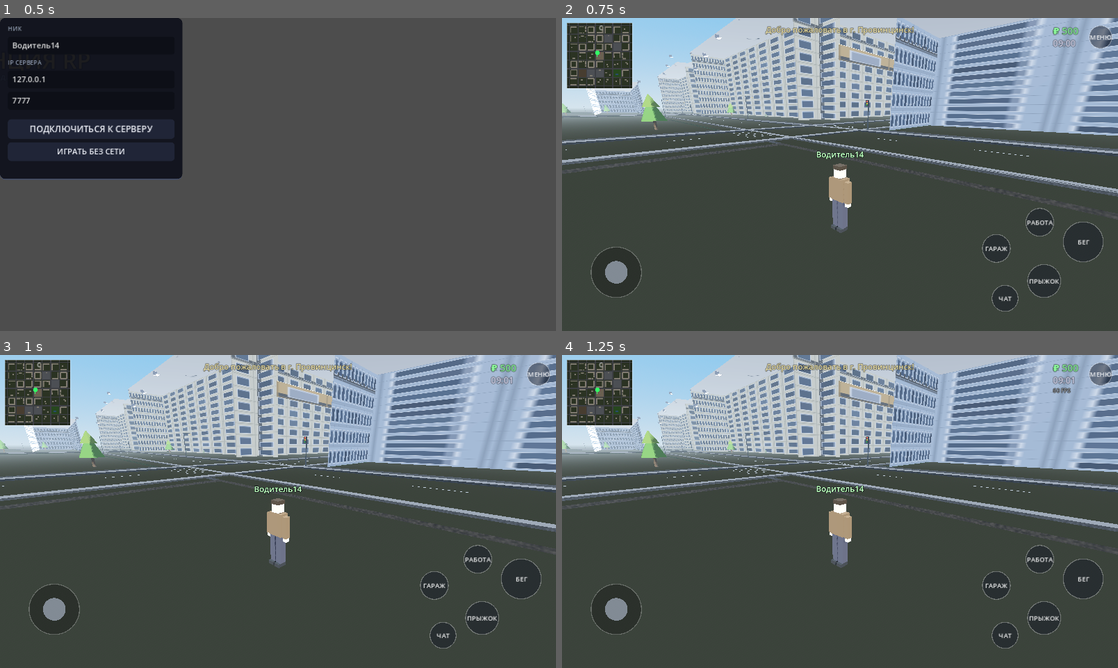
Above: before the commit, frames 1-4 (two rows, left to right).
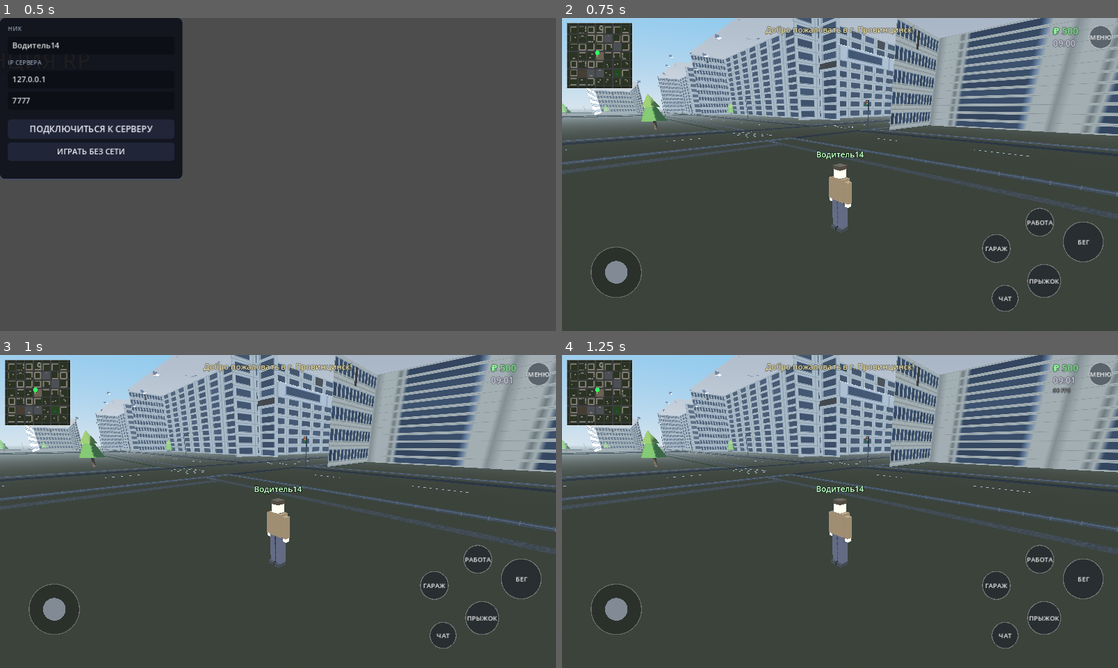
Above: after the commit, the same moments.

Repository: mimistr036-coder/launcher
Game: Godot game, scene res://br/boot.tscn
Same seed, same stepped clock (60 frames per second), same inputs: the game is played once before the commit and once after it.
Inputs:
- Up to frame 1 (0.5 s): no input
- Up to frame 2 (0.75 s): click "ИГРАТЬ БЕЗ СЕТИ" at 0.5 s
- Up to frame 3 (1 s): no input
- Up to frame 4 (1.25 s): no input

Frame 1 is identical in both runs. In frame 2, 23% of the frame differs, in the area x 0-100%, y 0-61%; in frame 3, 23%, in the area x 0-100%, y 0-64%; in frame 4, 23%.

Commit message:
update: чистые текстуры и фасады, светлее свет, скриншот дня 15:34 (поверх логов CI)
Co-authored-by: arena-agent <297053741+arena-agent@users.noreply.github.com>

Diff:
--- a/game/br/boot.gd
+++ b/game/br/boot.gd
@@ -62,8 +62,10 @@
 
 func _autotest(mode: String) -> void:
 	print("[AUTOTEST] start mode=", mode)
-	if mode == "shot":
+	if mode == "shot" or mode == "shot15":
 		_start_world(false, "", 0, "ТестБот")
+		if world != null and world.day_night != null and mode == "shot15":
+			world.day_night.time_h = 15.57
 		var ts := get_tree().create_timer(3.5)
 		ts.timeout.connect(func() -> void:
 			# вид сверху
@@ -84,41 +86,7 @@
 					get_tree().quit(0)))
 			return)
 		var tgeo := get_tree().create_timer(2.8)
-		tgeo.timeout.connect(func() -> void:
-			var shown := 0
-			for geo in world.city.get_children():
-				if not (geo is MeshInstance3D) or geo.mesh == null:
-					continue
-				var aab: AABB = geo.mesh.get_aabb()
-				var mat0: Material = geo.mesh.surface_get_material(0)
-				var has_tex: bool = mat0 != null and (mat0 as StandardMaterial3D).albedo_texture != null
-				var col: Color = (mat0 as StandardMaterial3D).albedo_color if mat0 != null else Color(-1, -1, -1)
-				print("[GEO] ", geo.name, " aabb_pos=", aab.position, " aabb_size=", aab.size,
-					" mat_tex=", has_tex, " mat_col=", col)
-				# вершины-экстремумы: где мусор?
-				for sidx in range(geo.mesh.get_surface_count()):
-					var arrs: Array = geo.mesh.surface_get_arrays(sidx)
-					var vv: Variant = arrs[Mesh.ARRAY_VERTEX]
-					if vv == null:
-						continue
-					var verts: PackedVector3Array = vv
-					var worst := 0.0
-					for v in verts:
-						var dev: float = maxf(absf(v.y), maxf(absf(v.x), absf(v.z)))
-						if dev > worst:
-							worst = dev
-					if worst > 60.0 and shown < 12:
-						shown += 1
-						var samples := ""
-						var got := 0
-						for i in range(verts.size()):
-							var v2: Vector3 = verts[i]
-							if absf(v2.y) > 60.0 or absf(v2.x) > 500.0 or absf(v2.z) > 500.0:
-								samples += " [%d]=%s" % [i, v2]
-								got += 1
-								if got >= 4:
-									break
-						print("[BAD] ", geo.name, " worst_dev=", worst, samples))
+		tgeo.timeout.connect(_dump_geo)
 		return
 	var online := mode.begins_with("mp:")
 	var ip := "127.0.0.1"
@@ -265,3 +233,37 @@
 			else:
 				print("[AUTOTEST] FAIL: ", why)
 				get_tree().quit(1))
+
+
+func _dump_geo() -> void:
+	if world == null or world.city == null:
+		return
+	var shown := 0
+	for geo in world.city.get_children():
+		if not (geo is MeshInstance3D) or geo.mesh == null:
+			continue
+		var aab: AABB = geo.mesh.get_aabb()
+		print("[GEO] ", geo.name, " aabb_pos=", aab.position, " aabb_size=", aab.size)
+		for sidx in range(geo.mesh.get_surface_count()):
+			var arrs: Array = geo.mesh.surface_get_arrays(sidx)
+			var vv: Variant = arrs[Mesh.ARRAY_VERTEX]
+			if vv == null:
+				continue
+			var verts: PackedVector3Array = vv
+			var worst := 0.0
+			for v in verts:
+				var dev: float = maxf(absf(v.y), maxf(absf(v.x), absf(v.z)))
+				if dev > worst:
+					worst = dev
+			if worst > 60.0 and shown < 12:
+				shown += 1
+				var samples := ""
+				var got := 0
+				for i in range(verts.size()):
+					var v2: Vector3 = verts[i]
+					if absf(v2.y) > 60.0 or absf(v2.x) > 500.0 or absf(v2.z) > 500.0:
+						samples += " [%d]=%s" % [i, v2]
+						got += 1
+						if got >= 4:
+							break
+				print("[BAD] ", geo.name, " worst_dev=", worst, samples)
--- a/game/br/city_builder.gd
+++ b/game/br/city_builder.gd
@@ -257,23 +257,14 @@
 	_box(grass, Vector3(HALF + ROAD_W * 0.5 + 30.0, -0.1, 0), Vector3(60.0, 0.2, L))
 	# вертикальные дороги
 	for i in range(GRID + 1):
-		_box(asph, Vector3(line_coord(i), -0.1, 0), Vector3(ROAD_W, 0.2, L))
+		_box(asph, Vector3(line_coord(i), -0.1, 0), Vector3(ROAD_W, 0.2, L), false, 2.5)
 	# горизонтальные дороги (сегменты между вертикальными)
 	for j in range(GRID + 1):
 		var z := line_coord(j)
 		for i in range(GRID):
 			var x0 := line_coord(i) + ROAD_W * 0.5
 			var x1 := line_coord(i + 1) - ROAD_W * 0.5
-			_box(asph, Vector3((x0 + x1) * 0.5, -0.1, z), Vector3(x1 - x0, 0.2, ROAD_W))
-	# бордюрные камни вдоль дорог (визуал)
-	var curb = TL.flat(Color(0.66, 0.65, 0.62))
-	for i in range(GRID + 1):
-		var cx := line_coord(i)
-		_box(curb, Vector3(cx - ROAD_W * 0.5 - 0.2, 0.03, 0), Vector3(0.4, 0.16, L), false, 4.0, curb)
-		_box(curb, Vector3(cx + ROAD_W * 0.5 + 0.2, 0.03, 0), Vector3(0.4, 0.16, L), false, 4.0, curb)
-		var cz := line_coord(i)
-		_box(curb, Vector3(0, 0.03, cz - ROAD_W * 0.5 - 0.2), Vector3(L, 0.16, 0.4), false, 4.0, curb)
-		_box(curb, Vector3(0, 0.03, cz + ROAD_W * 0.5 + 0.2), Vector3(L, 0.16, 0.4), false, 4.0, curb)
+			_box(asph, Vector3((x0 + x1) * 0.5, -0.1, z), Vector3(x1 - x0, 0.2, ROAD_W), false, 2.5)
 	# разметка (визуал, без коллизии)
 	var white = TL.flat(Color(0.85, 0.85, 0.82))
 	for i in [0, 3, 7]:
--- a/game/br/day_night.gd
+++ b/game/br/day_night.gd
@@ -58,9 +58,9 @@
 		_sky_mat.ground_bottom_color = NIGHT_HOR.lerp(Color(0.2, 0.22, 0.2), day)
 		_sky_mat.ground_horizon_color = _sky_mat.sky_horizon_color
 	if env != null:
-		env.ambient_light_energy = 0.45 + day * 0.6
-		env.ambient_light_color = Color(0.72, 0.78, 0.9).lerp(Color(0.3, 0.35, 0.5), night)
-		env.fog_density = 0.0015 + night * 0.012
+		env.ambient_light_energy = 0.38 + day * 0.62
+		env.ambient_light_color = Color(0.6, 0.7, 0.85).lerp(Color(0.25, 0.3, 0.45), night)
+		env.fog_density = 0.0008 + night * 0.012
 		env.fog_light_color = _sky_mat.sky_horizon_color if _sky_mat != null else Color(0.5, 0.5, 0.5)
 	TL.set_night(night)
 
--- a/game/br/texture_lib.gd
+++ b/game/br/texture_lib.gd
@@ -4,27 +4,6 @@
 
 # В Godot 4.0 нет static var — кэш храним в метаданных скрипта
 # (скрипт кэшируется движком по пути, метаданные живут всю сессию).
-
-static func _is40() -> bool:
-	var s: Script = load("res://br/texture_lib.gd")
-	if not s.has_meta("is40"):
-		var vi := Engine.get_version_info()
-		s.set_meta("is40", vi.major == 4 and vi.minor == 0)
-	return s.get_meta("is40")
-
-
-## В Godot 4.0 (GL Compatibility) рантайм-текстуры темнеют (тёмные цвета уходят в черноту).
-## Компенсация: гамма по всем пикселям готовой картинки.
-static func _fix_img(img: Image) -> void:
-	if not _is40():
-		return
-	for y in range(img.get_height()):
-		for x in range(img.get_width()):
-			var c := img.get_pixel(x, y)
-			if c.a < 0.01:
-				continue
-			img.set_pixel(x, y, Color(pow(c.r, 0.45), pow(c.g, 0.45), pow(c.b, 0.45), c.a))
-
 
 static func _cache():
 	var s: Script = load("res://br/texture_lib.gd")
@@ -40,14 +19,9 @@
 	return s.get_meta("night")
 
 const WALL_PALETTE := [
-	Color("ddd3b4"),  # кремовый
-	Color("d9c49a"),  # бежевый
-	Color("cfa96e"),  # охристый
-	Color("b9c8b1"),  # мятно-зелёный
-	Color("adb9c4"),  # серо-голубой
-	Color("c98f6e"),  # кирпичный
-	Color("d8d0c0"),  # светлый камень
-	Color("cbb9d0"),  # сиреневатый
+	Color("d8d0bd"), Color("c9bfa8"), Color("e2ddd0"),
+	Color("b8bfc2"), Color("d1c2a3"), Color("c4b49c"),
+	Color("b5c4b1"), Color("d6caca"),
 ]
 
 # ---------------- Базовое ----------------
@@ -76,28 +50,31 @@
 			var v := n.get_noise_2d(float(x), float(y))
 			var f := clampf(0.5 + v * vary, 0.0, 1.0)
 			img.set_pixel(x, y, Color(base.r * f, base.g * f, base.b * f))
-	_fix_img(img)
 	return img
 
 
 static func _ground_mat(kind: String) -> StandardMaterial3D:
-	var cfg := {}
+	var img: Image
 	match kind:
 		"asphalt":
-			cfg = {"c": Color(0.31, 0.32, 0.345), "f": 0.09, "s": 11, "v": 0.30}
+			img = noise_img(128, 128, 0.5, 11, Color(0.34, 0.35, 0.37), 0.18)
 		"walk":
-			cfg = {"c": Color(0.63, 0.62, 0.59), "f": 0.2, "s": 12, "v": 0.18}
+			# тротуарная плитка: светлая + тёмные швы сеткой
+			img = noise_img(128, 128, 0.3, 12, Color(0.66, 0.65, 0.62), 0.12)
+			for i in range(0, 129, 32):
+				for q in range(128):
+					img.set_pixel(i % 128, q, Color(0.5, 0.49, 0.47))
+					img.set_pixel(q, i % 128, Color(0.5, 0.49, 0.47))
 		"grass":
-			cfg = {"c": Color(0.31, 0.45, 0.22), "f": 0.06, "s": 13, "v": 0.32}
+			img = noise_img(128, 128, 0.18, 13, Color(0.33, 0.47, 0.22), 0.35)
 		"plaza":
-			cfg = {"c": Color(0.56, 0.5, 0.42), "f": 0.15, "s": 14, "v": 0.25}
+			img = noise_img(128, 128, 0.25, 14, Color(0.68, 0.64, 0.57), 0.12)
 		"dirt":
-			cfg = {"c": Color(0.42, 0.36, 0.26), "f": 0.1, "s": 15, "v": 0.35}
+			img = noise_img(128, 128, 0.2, 15, Color(0.5, 0.43, 0.3), 0.3)
 		_:
-			cfg = {"c": Color(0.5, 0.5, 0.5), "f": 0.1, "s": 1, "v": 0.3}
-	var m := StandardMaterial3D.new()
-	m.albedo_texture = ImageTexture.create_from_image(
-		noise_img(128, 128, cfg["f"], cfg["s"], cfg["c"], cfg["v"]))
+			img = noise_img(128, 128, 0.2, 1, Color(0.55, 0.55, 0.55), 0.2)
+	var m := StandardMaterial3D.new()
+	m.albedo_texture = ImageTexture.create_from_image(img)
 	m.roughness = 1.0
 	return m
 
@@ -127,61 +104,45 @@
 	var emis := Image.create(w, h, false, Image.FORMAT_RGB8)
 	img.fill(wall)
 	emis.fill(Color(0, 0, 0))
-	var seam := wall.darkened(0.18)
+	var seam := wall.darkened(0.22)
 	var rng := RandomNumberGenerator.new()
 	rng.seed = cols * 1000 + floors * 31 + variant
-	# цоколь первого этажа — тёмная каменная полоса
-	var plinth := Color(0.32, 0.31, 0.30)
-	for yy in range(ch - 8, ch):
-		for x in range(w):
-			img.set_pixel(x, yy, plinth.darkened(rng.randf() * 0.08))
 	for row in range(floors):
 		var y0 := row * ch
-		# панельные швы
+		# междуэтажный шов
 		for x in range(w):
-			img.set_pixel(x, clampi(y0 + ch - 2, 0, h - 1), seam)
-			if row > 0:
-				img.set_pixel(x, y0, seam)
+			img.set_pixel(x, clampi(y0 + ch - 1, 0, h - 1), seam)
+			img.set_pixel(x, clampi(y0 + ch - 2, 0, h - 1), wall.darkened(0.1))
 		for col in range(cols):
 			var x0 := col * cw
+			# вертикальный шов панели
 			for yy in range(ch):
 				img.set_pixel(clampi(x0 + cw - 1, 0, w - 1), y0 + yy, seam)
-			# окно
-			var wx := x0 + 7
-			var wy := y0 + 6
-			var ww := cw - 14
-			var wh := ch - 11
-			var glass := Color(0.17, 0.22, 0.29).lightened(rng.randf() * 0.16)
-			glass = glass.lerp(Color(0.45, 0.56, 0.66), rng.randf() * 0.35)
-			if row == 0 and variant == 2:
-				glass = Color(0.85, 0.87, 0.9).darkened(rng.randf() * 0.3)
-			# ночью светится часть окон этого окна
-			var lit := rng.randf() < 0.28
-			if row == 0 and variant == 2:
-				lit = true
-			var wc := Color(1.0, 0.72, 0.35).lightened(rng.randf() * 0.3)
-			if row == 0 and variant == 2:
-				wc = Color(0.95, 0.97, 1.0)
+			# окно: 5..cw-5, 4..ch-8
+			var wx := x0 + 5
+			var wy := y0 + 4
+			var ww := cw - 10
+			var wh := ch - 12
+			var glass := Color(0.16, 0.21, 0.27).lightened(rng.randf() * 0.10)
+			var lit := rng.randf() < 0.22
+			var wc := Color(1.0, 0.75, 0.4).lightened(rng.randf() * 0.25)
 			for yy in range(wh):
 				for xx in range(ww):
-					var px := clampi(wx + xx, 0, w - 1)
-					var py := clampi(wy + yy, 0, h - 1)
 					var c := glass
-					if yy < 2:
-						c = glass.lightened(0.35)
-					img.set_pixel(px, py, c)
+					if yy == 0:
+						c = glass.lightened(0.35)  # блеск сверху
+					img.set_pixel(wx + xx, wy + yy, c)
 					if lit:
-						emis.set_pixel(px, py, wc)
-				# верх окна подсвечен небом
-				for xx in range(ww):
-					emis.set_pixel(clampi(wx + xx, 0, w - 1), clampi(wy, 0, h - 1), Color(0.18, 0.2, 0.25))
-			# белая рамка окна
+						emis.set_pixel(wx + xx, wy + yy, wc)
+			# подоконник
 			for xx in range(ww + 2):
-				img.set_pixel(clampi(wx - 1 + xx, 0, w - 1), clampi(wy - 1, 0, h - 1), Color(0.92, 0.92, 0.9))
-				img.set_pixel(clampi(wx - 1 + xx, 0, w - 1), clampi(wy + wh, 0, h - 1), Color(0.92, 0.92, 0.9))
-			for yy2 in range(wh):
-				img.set_pixel(clampi(wx - 1, 0, w - 1), clampi(wy + yy2, 0, h - 1), Color(0.92, 0.92, 0.9))
-				img.set_pixel(clampi(wx + ww, 0, w - 1), clampi(wy + yy2, 0, h - 1), Color(0.92, 0.92, 0.9))
+				img.set_pixel(clampi(wx - 1 + xx, 0, w - 1), clampi(wy + wh + 1, 0, h - 1), wall.darkened(0.35))
+		# входная дверь на первом этаже (средняя панель)
+		if row == 0 and cols >= 3:
+			var dx := (cols / 2) * cw + 6
+			for yy in range(ch - 4):
+				for xx in range(cw - 12):
+					img.set_pixel(dx + xx, y0 + 4 + yy, Color(0.22, 0.16, 0.12))
 	var m := StandardMaterial3D.new()
 	m.albedo_texture = ImageTexture.create_from_image(img)
 	m.emission_enabled = true
@@ -189,10 +150,6 @@
 	m.emission = Color(1, 1, 1)
 	m.emission_energy_multiplier = 0.0
 	m.roughness = 0.95
-	_fix_img(img)
-	_fix_img(emis)
-	m.albedo_texture = ImageTexture.create_from_image(img)
-	m.emission_texture = ImageTexture.create_from_image(emis)
 	_cache()[key] = m
 	_night_mats().append([m, 1.9])
 	return m
Not shown, changed: .github/workflows/ci.yml
